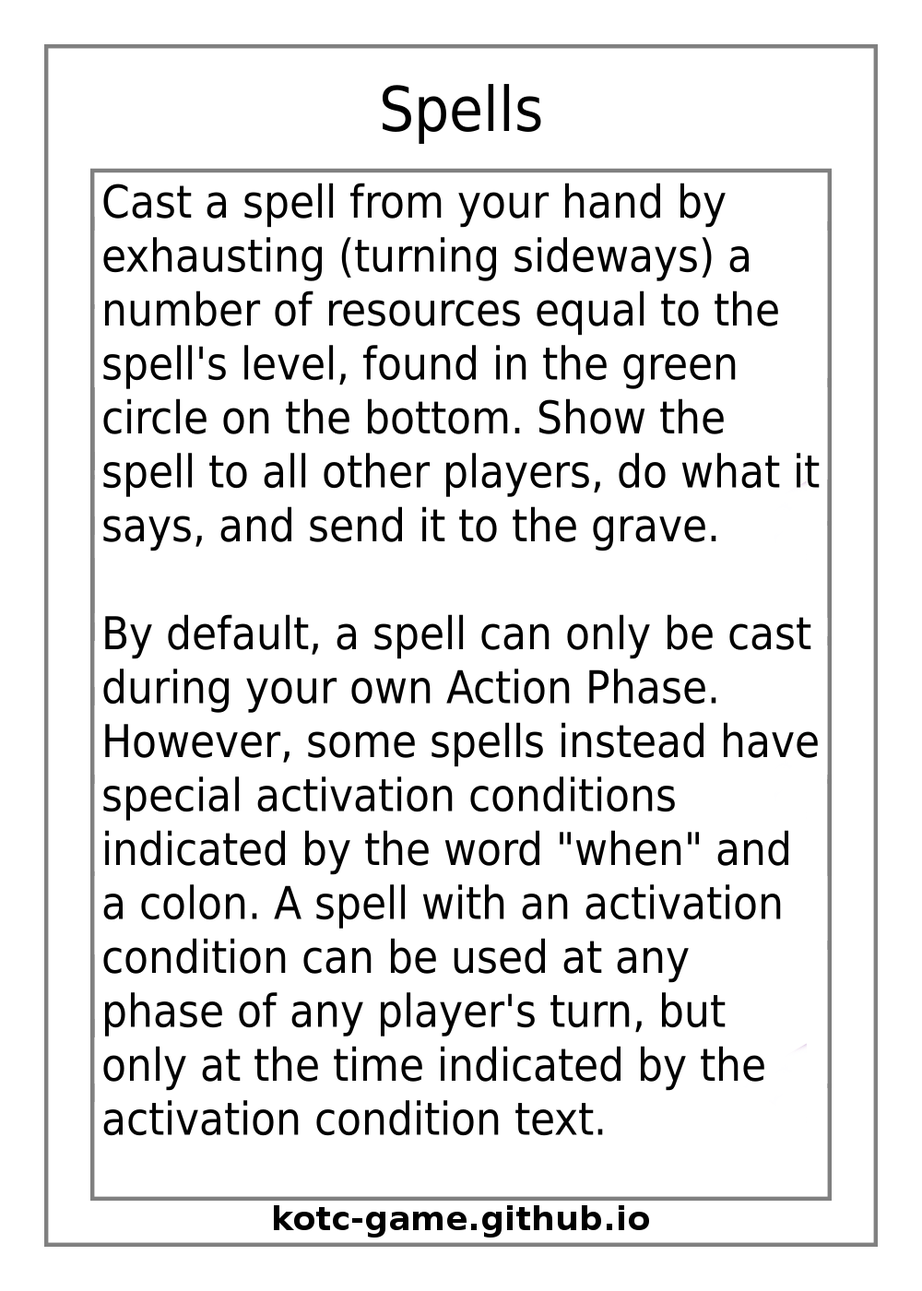
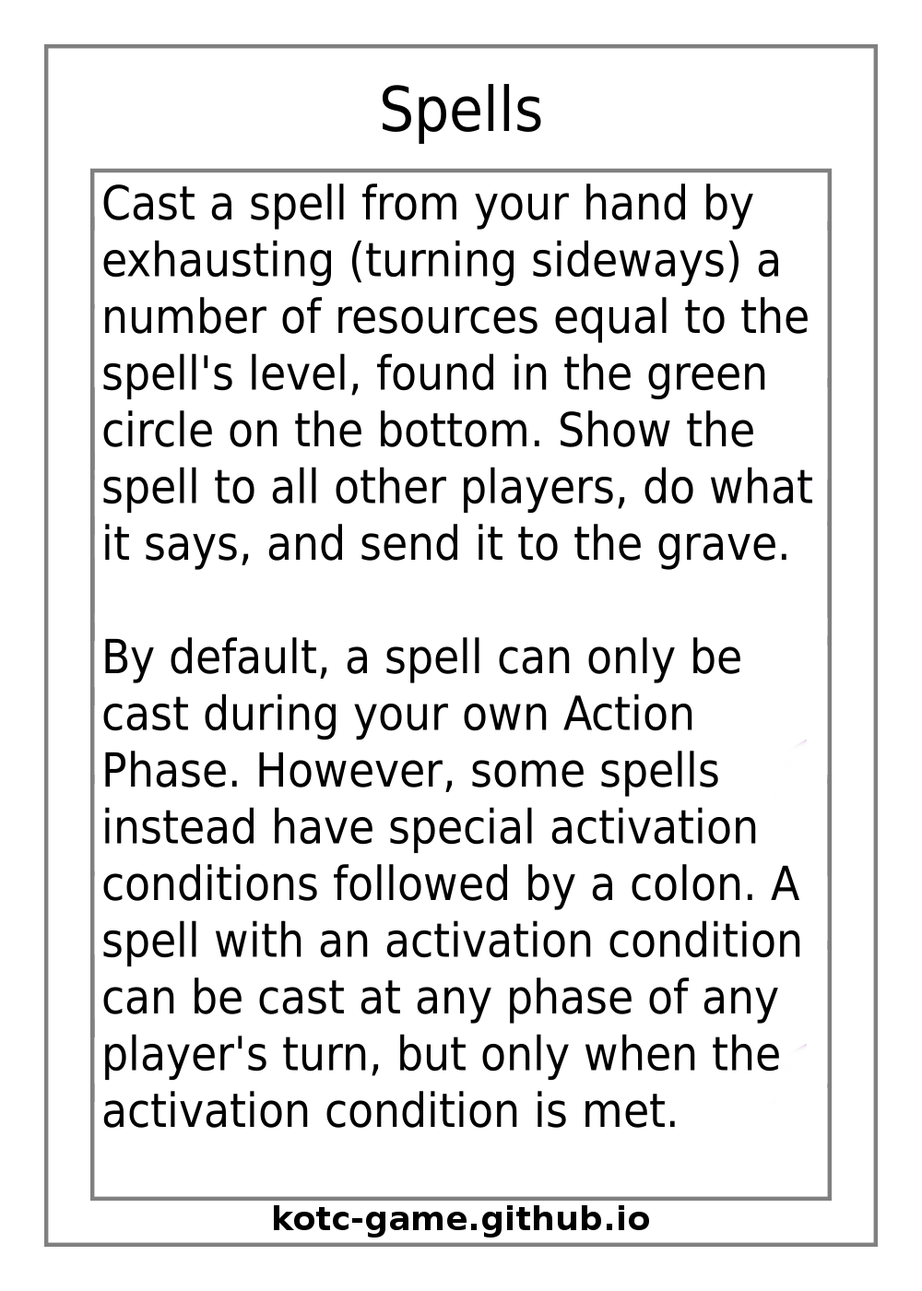
Before/after of a w=922, h=1291 layered artwork. What changed in the layer stack:
painted on "Effect Text" over [103,182,821,1137]
